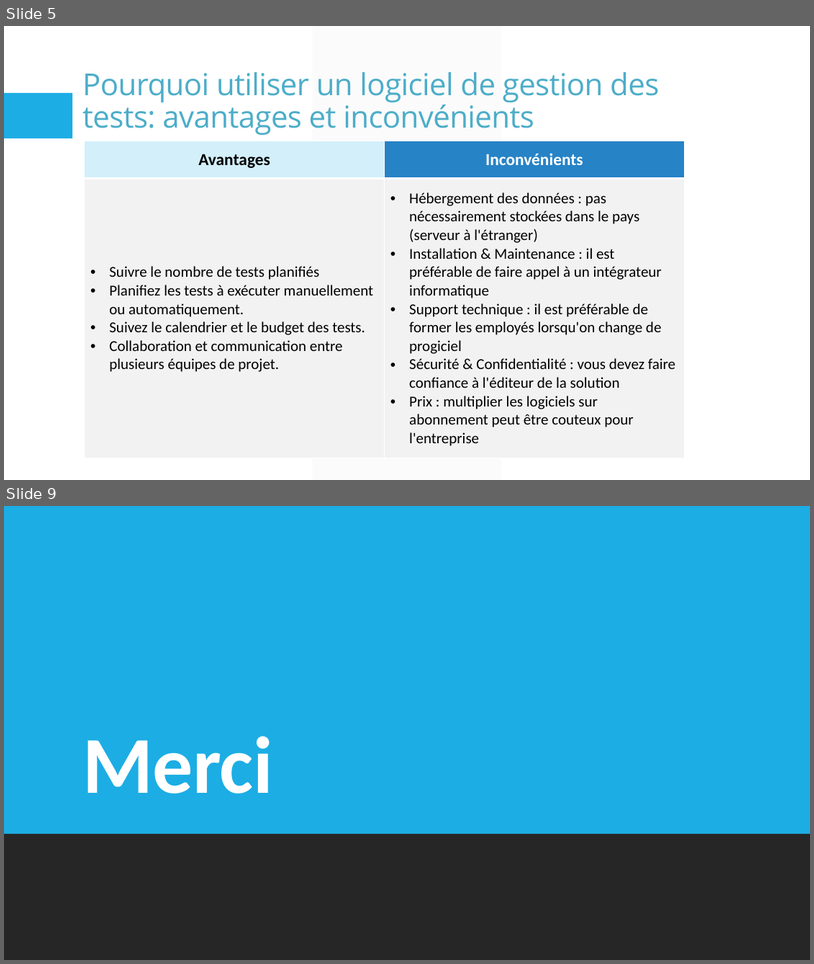
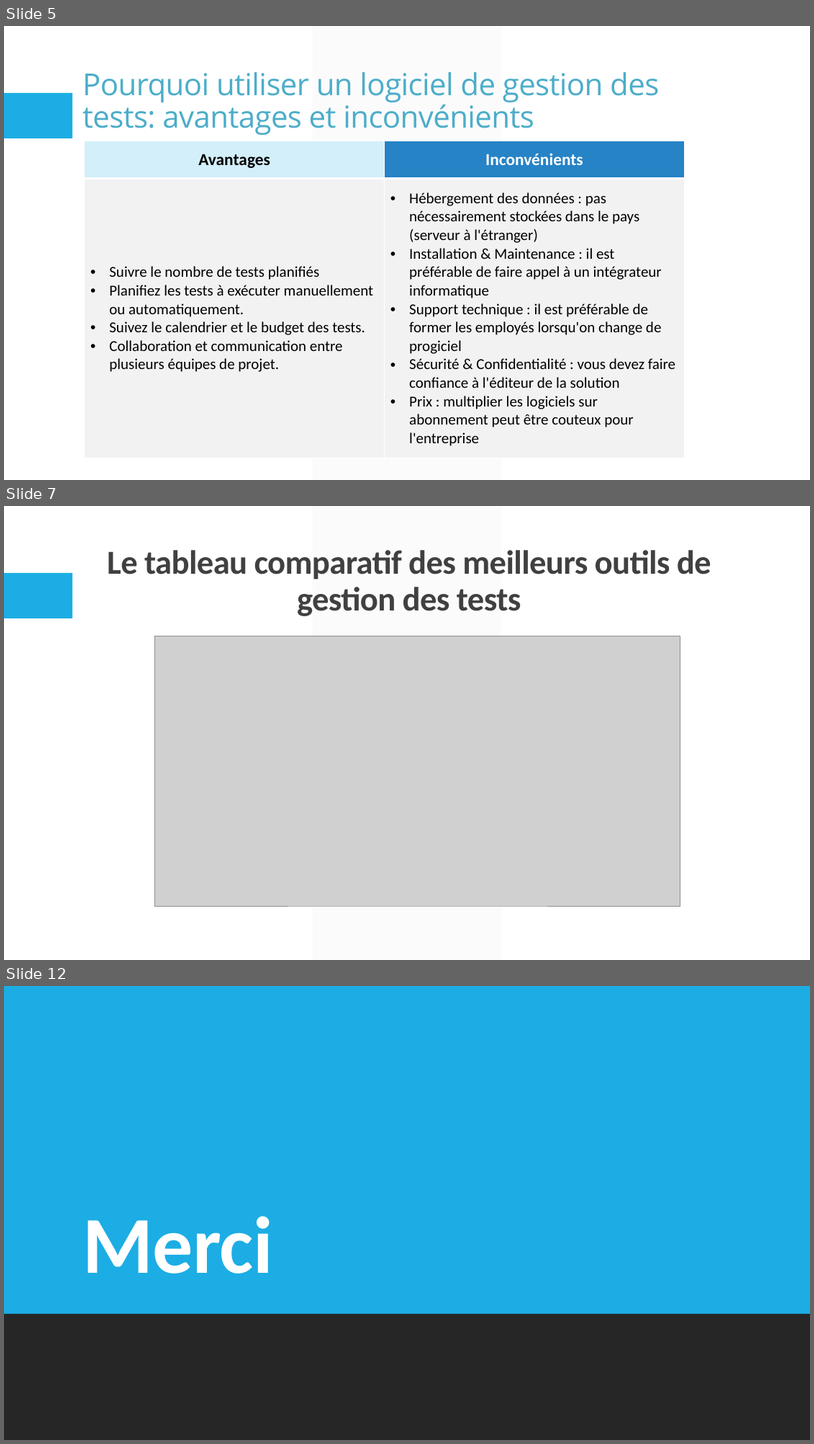
Before and after one commit to ines1900/Act-3.17, a slide deck: Les outils de gestion des tests.pptx. Shown one above the other, each under a label of ours: slides 5 and 9 before the commit, slides 5, 7 and 12 after it; the slides between them are not shown. The pictures are 814x964 and 814x1444 pixels, drawn with LibreOffice and Linux fonts; fonts in the diff are those of the drawing; grey boxes stand for pictures. Boxes give left, top, right and bottom in pixels: in the first picture for what was removed or moved away, otherwise in the second. Text is boxed around its words. In the diff, an @@ line names an element or a change of style, - is before the commit and + after.

```diff
--- a/Les outils de gestion des tests.pptx
+++ b/Les outils de gestion des tests.pptx
@@ slide 7 added at [4, 506, 810, 960], background #FFFFFF; not listed: 2 template elements that a slide beside it also shows @@
@@ title added at [107, 550, 712, 616], 40 pt, text #404040, bold @@
+Le tableau comparatif des meilleurs outils de gestion des tests
@@ picture added at [154, 636, 680, 906] @@
@@ what was slide 9 is now slide 12 @@
```
Also in this commit, not shown: 2 slides changed, 3 other slides added, 1 slide removed.
